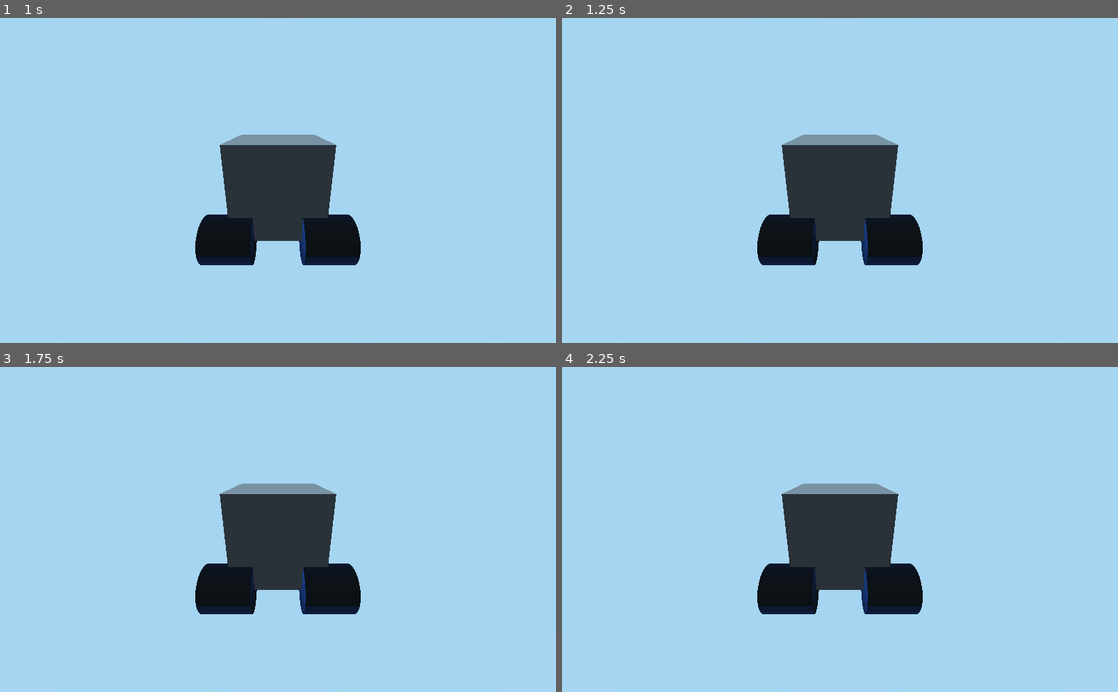
Above: before the commit, frames 1-4 (two rows, left to right).
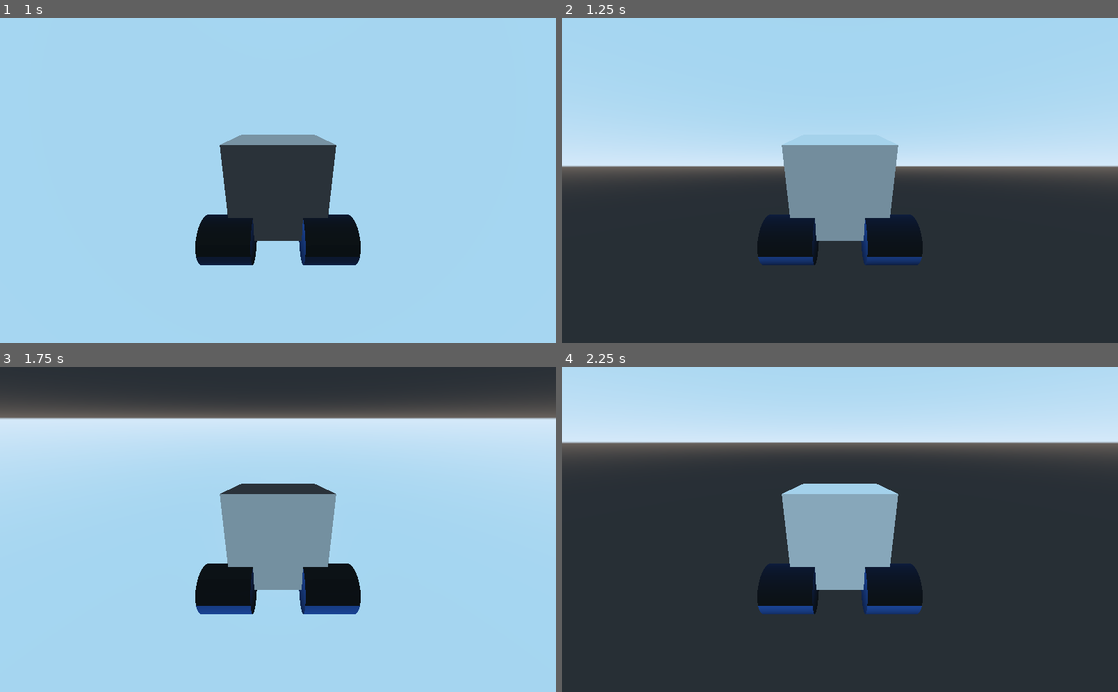
Above: after the commit, the same moments.

Repository: Lurkki14/TorpedoAlliance
Game: Godot game, scene res://Car.tscn
Two runs of this game, one before a commit and one after it. Both use one fixed random seed, a clock stepped at 60 frames per second and the inputs below. This scene is started directly instead of the project's main scene.
Inputs (mouse positions are in pixels of both pictures, inside the frame that each line leads up to):
- Up to frame 1 (1 s): tap Enter at 0.5 s; move the mouse to (250, 245) at 0.52 s; press the mouse at (250, 245) at 0.53 s; hold W (car_accelerate) from 0.53 s (still down); right-click (250, 245) at 0.77 s; right-click (250, 245) at 0.8 s
- Up to frame 2 (1.25 s): keep holding W (car_accelerate); right-click (812, 245) at 1.07 s
- Up to frame 3 (1.75 s): keep holding W (car_accelerate); move the mouse to (444, 578) at 1.27 s; release the mouse at (444, 578) at 1.28 s; right-click (444, 578) at 1.35 s; right-click (444, 578) at 1.52 s; click (444, 578) at 1.55 s
- Up to frame 4 (2.25 s): right-click (1006, 578) at 1.82 s; move the mouse to (673, 480) at 2.02 s; release W (car_accelerate) at 2.03 s; press the mouse at (673, 480) at 2.03 s; hold Q (car_roll_left) from 2.03 s (still down)

Frame 1 is identical in both runs. In frame 2, 60% of the frame differs, in the area x 0-100%, y 35-100%; in frame 3, 31%; in frame 4, 83%, in the area x 0-100%, y 10-100%.

Commit message:
add forward dodge to car

Diff:
--- a/VehicleBody.gd
+++ b/VehicleBody.gd
@@ -24,11 +24,21 @@
 var refspeed = 10
 var max_downforce = 50
 
+var dodge_active: bool
+var dodge_basis: Vector3
+
+var dodge_prev_vel: float
+var dodge_time: float
+var dodge_start_vec: Vector3
+var dodge_delta_vec: Vector3
+var dodge_prev_vec: Vector3
+
 var count = 0
 
 export var engine_force_value = 400
 
 func _ready():
+	dodge_active = false
 	set_contact_monitor(true)
 	set_max_contacts_reported(1)
 	for node in get_children():
@@ -71,8 +81,19 @@
 			return false
 	return true
 
+func _integrate_forces(state : PhysicsDirectBodyState):
+	if dodge_active:
+		dodge_time += state.step
+		print(dodge_time)
+		# Detect 360 rotation
+		if dodge_time * 10 > 2 * PI:
+			dodge_active = false
+		else:
+			state.set_angular_velocity(dodge_basis * 10)
+
 func _physics_process(delta):
-	print(car_jump)
+	#print(car_jump)
+	#print(get_rotation())
 	if contact_ignore_time > 0:
 		contact_ignore_time -= delta
 
@@ -84,20 +105,30 @@
 	var fwd_mps = transform.basis.xform_inv(linear_velocity).x
 
 	if Input.is_action_pressed("car_boost"):
-		print(boost(get_global_transform().basis.z))
+		#print(boost(get_global_transform().basis.z))
 		apply_central_impulse(boost(get_global_transform().basis.z))
 
 	if Input.is_action_just_pressed("car_jump") and car_jump > 0:
-		if contact_ignore_time <= 0:
+
+		# Dodge jump
+		if Input.is_action_pressed("car_accelerate") and car_jump == 1:
+			print("dodge start")
+			dodge_time = 0
+			dodge_basis = get_global_transform().basis.x
+			apply_central_impulse(get_global_transform().basis.z * pitch_force * 2)
+			dodge_active = true
+		else:
+			if contact_ignore_time <= 0:
+				contact_ignore_time = CONTACT_IGNORE_MAX_TIME
 			contact_ignore_time = CONTACT_IGNORE_MAX_TIME
-		contact_ignore_time = CONTACT_IGNORE_MAX_TIME
-		var y_basis = get_global_transform().basis.y
-		var force_vector = JUMP_FORCE * y_basis
-		apply_central_impulse(force_vector)
+			var y_basis = get_global_transform().basis.y
+			var force_vector = JUMP_FORCE * y_basis
+			apply_central_impulse(force_vector)
 		car_jump -= 1
 
-	var ct = countertorque()
-	apply_torque_impulse(ct)
+	if not dodge_active:
+		var ct = countertorque()
+		apply_torque_impulse(ct)
 
 	if Input.is_action_pressed("car_pitch_up") and not wheel_contact() and not body_contact():
 		apply_torque_impulse(-torque(get_global_transform().basis.x, pitch_force))
